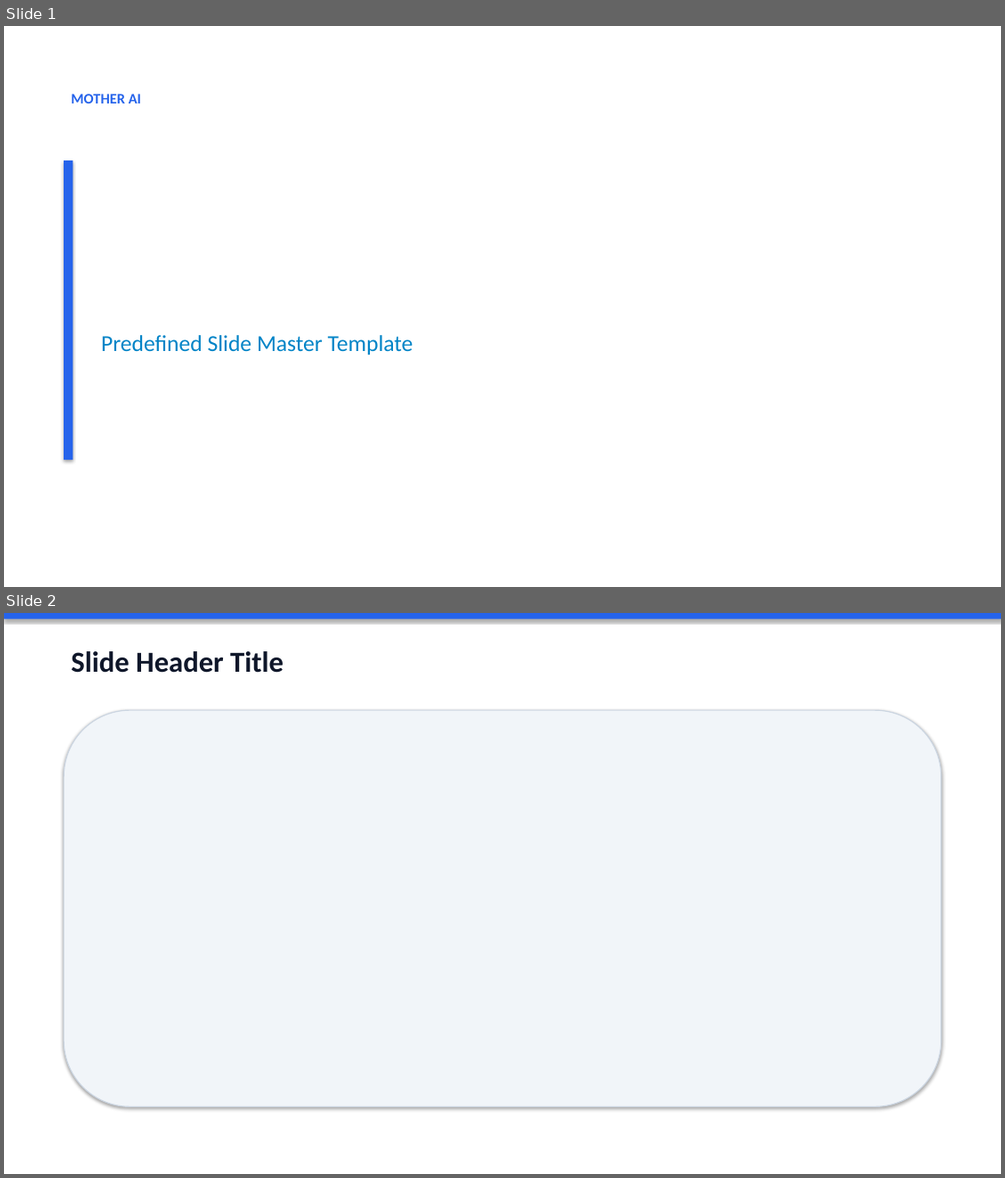
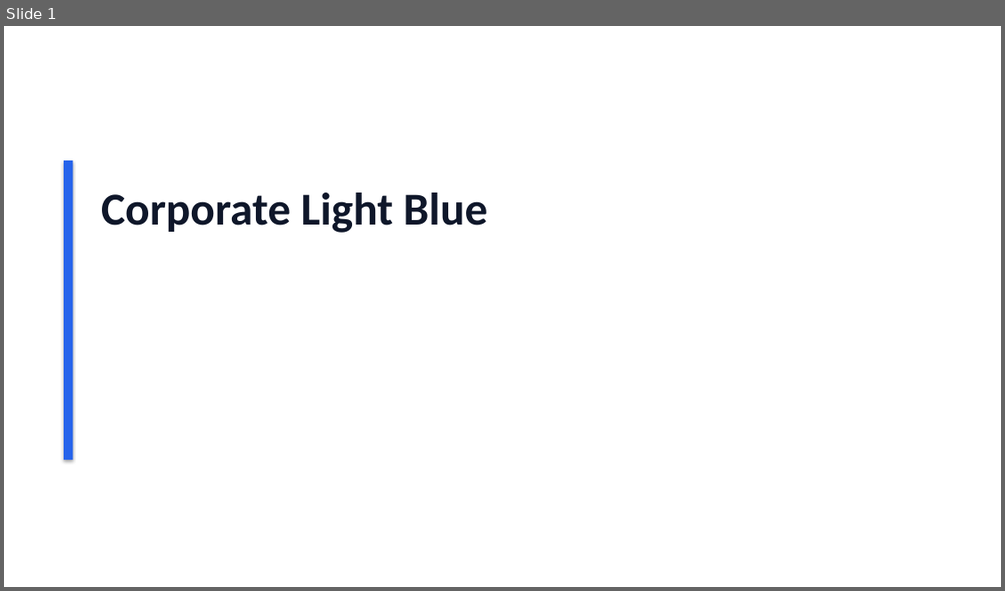
Before and after one commit to mrparihar08/MOTHER, a slide deck: templates/corporate_light.pptx. Shown one above the other, each under a label of ours: slides 1 and 2 before the commit, slide 1 after it. The pictures are 1005x1178 and 1005x591 pixels, drawn with LibreOffice and Linux fonts; fonts in the diff are those of the drawing. Boxes give left, top, right and bottom in pixels: in the first picture for what was removed or moved away, otherwise in the second. Text is boxed around its words. In the diff, an @@ line names an element or a change of style, - is before the commit and + after.

```diff
--- a/templates/corporate_light.pptx
+++ b/templates/corporate_light.pptx
@@ slide 2 removed at <box>4,613,1001,1174</box>, background #FFFFFF @@
@@ rectangle removed at <box>4,613,1001,619</box> @@
@@ text removed at <box>71,651,283,673</box> @@
-Slide Header Title
@@ rounded rectangle removed at <box>64,710,941,1107</box> @@
@@ slide 1 changed as well @@
@@ text removed at <box>71,94,141,103</box> @@
-MOTHER AI
@@ text added at <box>101,192,488,232</box>, 44 pt, text #0F172A, bold @@
+Corporate Light Blue
@@ text removed at <box>101,335,413,354</box> @@
-Predefined Slide Master Template
```
Also in this commit, not shown: 1 slide added, 29 other files.
